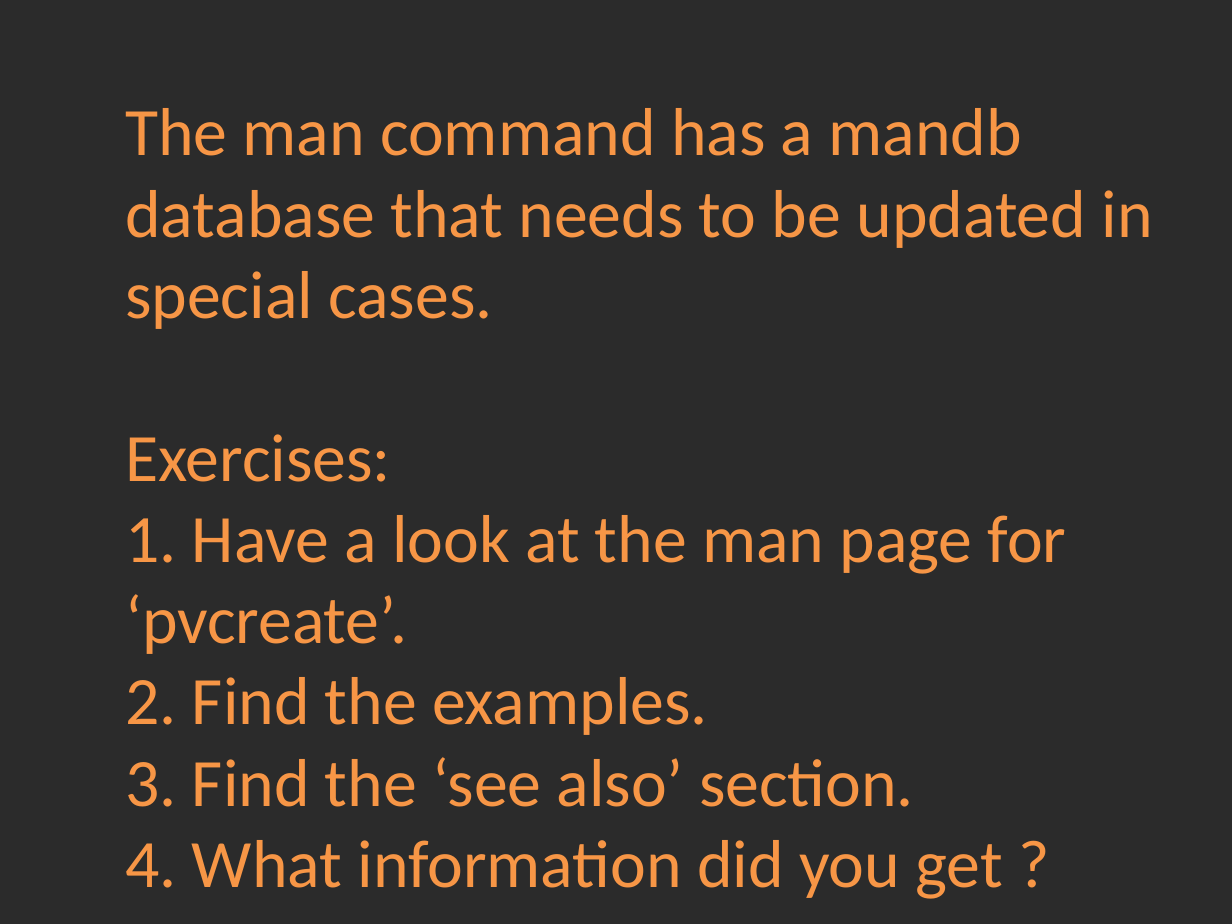
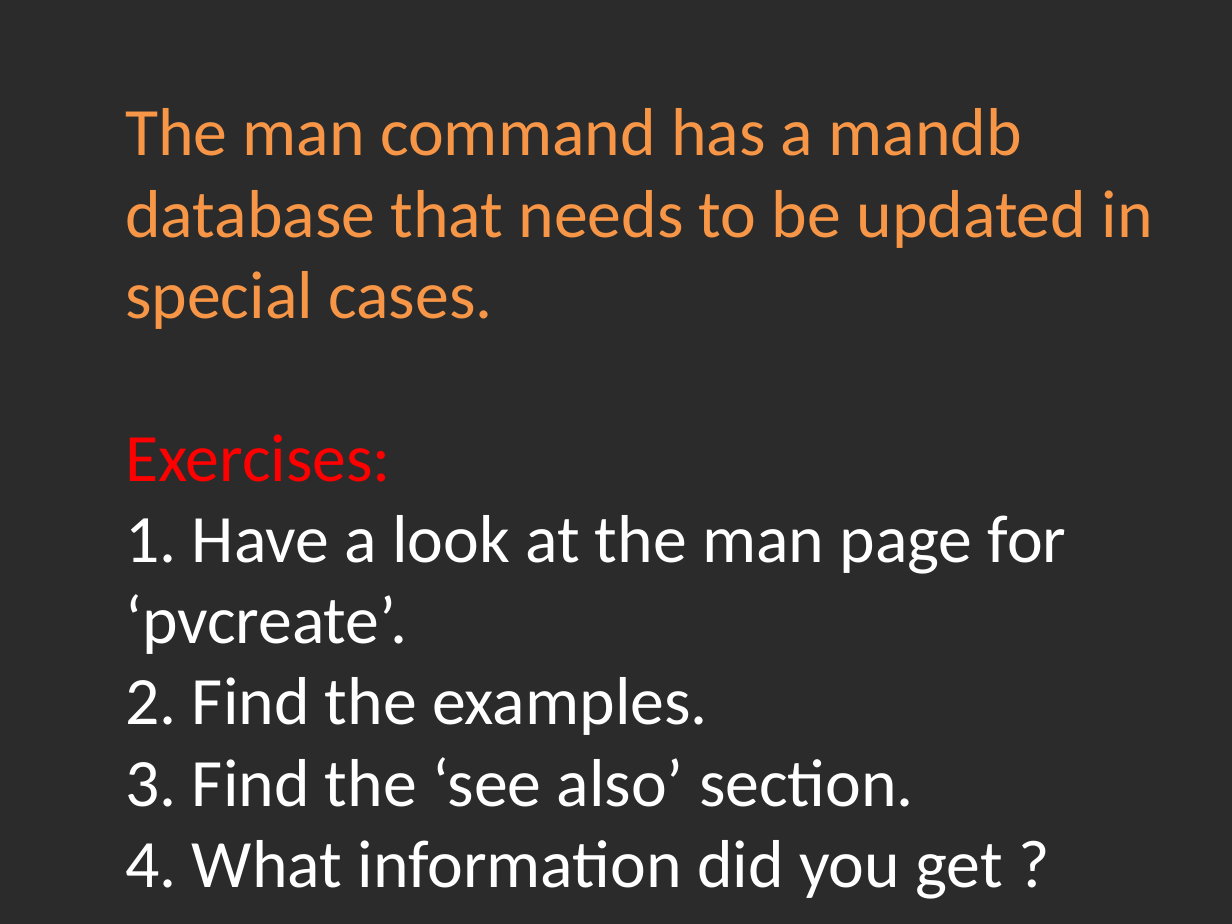
Before and after one commit to Academy-Soft-Intellect/Linux-Course, a slide deck: slide 8 of 2.UsingEssentialTools/02-UsingEssentialTools.pptx. Drawn at 1232x924 pixels with LibreOffice and Linux fonts; fonts in the diff are those of the drawing; background and template pictures are left out; a plain dark background stands for a picture behind light text. Boxes give left, top, right and bottom in pixels: in the first picture for what was removed or moved away, otherwise in the second. Text is boxed around its words. In the diff, an @@ line names an element or a change of style, - is before the commit and + after.

```diff
--- a/2.UsingEssentialTools/02-UsingEssentialTools.pptx
+++ b/2.UsingEssentialTools/02-UsingEssentialTools.pptx
@@ title "The man command has a ..." at (125,108,1153,899): text colour #F79646 to #FF0000 in "Exercises:"; text colour #F79646 to #FFFFFF in "1. Have a look at the man ..." @@
```
Also in this commit, not shown: 4 other slides changed, 1 slide added, 3 other files.
